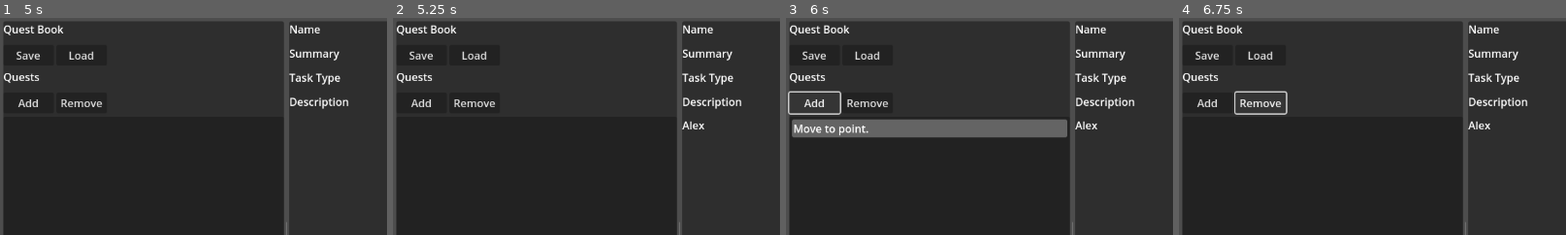
Above: before the commit, frames 1-4 (left to right).
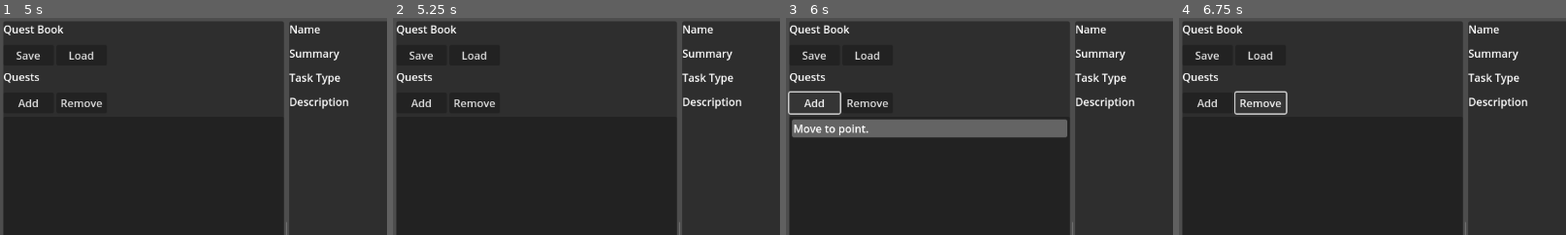
Above: after the commit, the same moments.

Repository: gsizer/quest-log
Game: Godot game, scene res://quest_log.tscn
Two runs of this game, one before a commit and one after it. Both use one fixed random seed, a clock stepped at 60 frames per second and the inputs below.
Inputs (mouse positions are % of the whole screen's width and height, from its top left):
- Up to frame 1 (5 s): click (75, 3) at 0.52 s; type "Alex" at 0.6 s; click (75, 9) at 0.75 s; type "12" at 0.83 s; click (84, 58) at 0.98 s; type "Alex" at 1.07 s; click "Save" at 1.25 s; click "Add" at 2 s; click "Remove" at 2.75 s; click "Reset" at 3.5 s; click "Battle" at 4.25 s
- Up to frame 2 (5.25 s): click "Update" at 5 s
- Up to frame 3 (6 s): click "Add" at 5.75 s
- Up to frame 4 (6.75 s): click "Remove" at 6.5 s
The pictures show only the part of the screen within x 0-50%, y 0-50%; the shares and areas given below are measured in that part.

Frame 1 is identical in both runs. In frame 2, 0.1% of the frame differs, in the area x 74-81%, y 47-52%; in frame 3, 0.1%; in frame 4, 0.1%.
Error after the commit: Out of bounds get index '-1' (on base: 'Dictionary') (res://quest_log.gd:120)

Commit message:
activetask updates, add screenshot
add newline between records in file,
update bindings and dictionary access,
include screenshot

Diff:
--- a/quest_log.gd
+++ b/quest_log.gd
@@ -48,20 +48,26 @@
 	load_questbook()
 
 func _on_btn_add_task_pressed() -> void:
+	# copy template dictionary
 	ActiveTask = NewTask.duplicate()
-	Logbook.get_or_add(Logbook.size(), ActiveTask)
-	listTasklist.add_item( ActiveTask.get("Name") )
+	# use the logbook size() as the index for the new task
+	Logbook[ Logbook.size() ] = ActiveTask
+	listTasklist.add_item( ActiveTask["Name"] )
+	# store the active index
 	_activeIdx = listTasklist.get_child_count()
+	# select the new item
 	listTasklist.select(_activeIdx)
 
 func _on_btn_del_task_pressed() -> void:
+	# clear the input fields
 	leTitle.text = ""
 	leBrief.text = ""
 	optTasktype.select( 0 )
 	teDescription.text = ""
+	# drop the data from memory
 	listTasklist.remove_item(_activeIdx)
+	ActiveTask.clear()
 	_activeIdx = -1
-	ActiveTask.clear()
 
 func _on_itemlist_tasklist_item_selected(index: int) -> void:
 	ActiveTask = Logbook.get(index)
@@ -78,12 +84,14 @@
 	taskName = new_text
 
 func _on_le_title_text_submitted(new_text):
+	taskName = new_text
 	ActiveTask["Name"] = taskName
 
 func _on_le_brief_text_changed(new_text):
 	taskSummary = new_text
 
 func _on_le_brief_text_submitted(new_text):
+	taskSummary = new_text
 	ActiveTask["Summary"] = taskSummary
 
 func _on_opt_tasktype_item_selected(index):
@@ -92,20 +100,29 @@
 func _on_te_description_text_changed() -> void:
 	taskDescription = teDescription.text
 
+func _on_te_description_caret_changed():
+	taskDescription = teDescription.text
+
 func _on_btn_task_update_pressed():
-# update UI
+	# update UI
 	listTasklist.set_item_text(_activeIdx, taskName)
 	mdDescription.markdown_text = taskDescription
-# update data model
+	# update data model
 	ActiveTask["Name"] = taskName
 	ActiveTask["Summary"] = taskSummary
 	ActiveTask["Tasktype"] = taskType
 	ActiveTask["Description"] = taskDescription
-# update collection
+	# update collection
 	Logbook[_activeIdx] = ActiveTask
 
 func _on_btn_task_reset_pressed():
-	pass # Replace with function body.
+	# get the stored values
+	ActiveTask = Logbook[_activeIdx]
+	# copy data back to input fields
+	leTitle.text = ActiveTask["Name"]
+	leBrief.text = ActiveTask["Summary"]
+	optTasktype.select( ActiveTask["Tasktype"] )
+	teDescription.text = ActiveTask["Description"]
 
 func exit_app()->void:
 	get_tree().root.propagate_notification(NOTIFICATION_WM_CLOSE_REQUEST)
@@ -123,6 +140,8 @@
 func save_questbook()->void:
 	_file_mode = FileAccess.WRITE
 	var fout := FileAccess.open(_book_file, _file_mode)
-	var _logbook = JSON.stringify(Logbook)
-	fout.store_string(_logbook)
+	#var _logbook = JSON.stringify(Logbook)
+	for _quest in Logbook as Dictionary:
+		var _out = JSON.stringify(_quest)
+		fout.store_string(_out)
 	fout.close()
--- a/quest_log.tscn
+++ b/quest_log.tscn
@@ -592,6 +592,7 @@
 [connection signal="text_changed" from="MarginContainer/HSplitContainer/panelDetails/vbDetails/hbBrief/leBrief" to="." method="_on_le_brief_text_changed"]
 [connection signal="text_submitted" from="MarginContainer/HSplitContainer/panelDetails/vbDetails/hbBrief/leBrief" to="." method="_on_le_brief_text_submitted"]
 [connection signal="item_selected" from="MarginContainer/HSplitContainer/panelDetails/vbDetails/hbTasktype/optTasktype" to="." method="_on_opt_tasktype_item_selected"]
+[connection signal="caret_changed" from="MarginContainer/HSplitContainer/panelDetails/vbDetails/vbDescription/HSplitContainer/teDescription" to="." method="_on_te_description_caret_changed"]
 [connection signal="text_changed" from="MarginContainer/HSplitContainer/panelDetails/vbDetails/vbDescription/HSplitContainer/teDescription" to="." method="_on_te_description_text_changed"]
 [connection signal="pressed" from="MarginContainer/HSplitContainer/panelDetails/vbDetails/hbCmdTask/btnTaskUpdate" to="." method="_on_btn_task_update_pressed"]
 [connection signal="pressed" from="MarginContainer/HSplitContainer/panelDetails/vbDetails/hbCmdTask/btnTaskReset" to="." method="_on_btn_task_reset_pressed"]
Binary file added: img/screenshot.png
Not shown, added: img/screenshot.png.import
Not shown, changed: README.md
